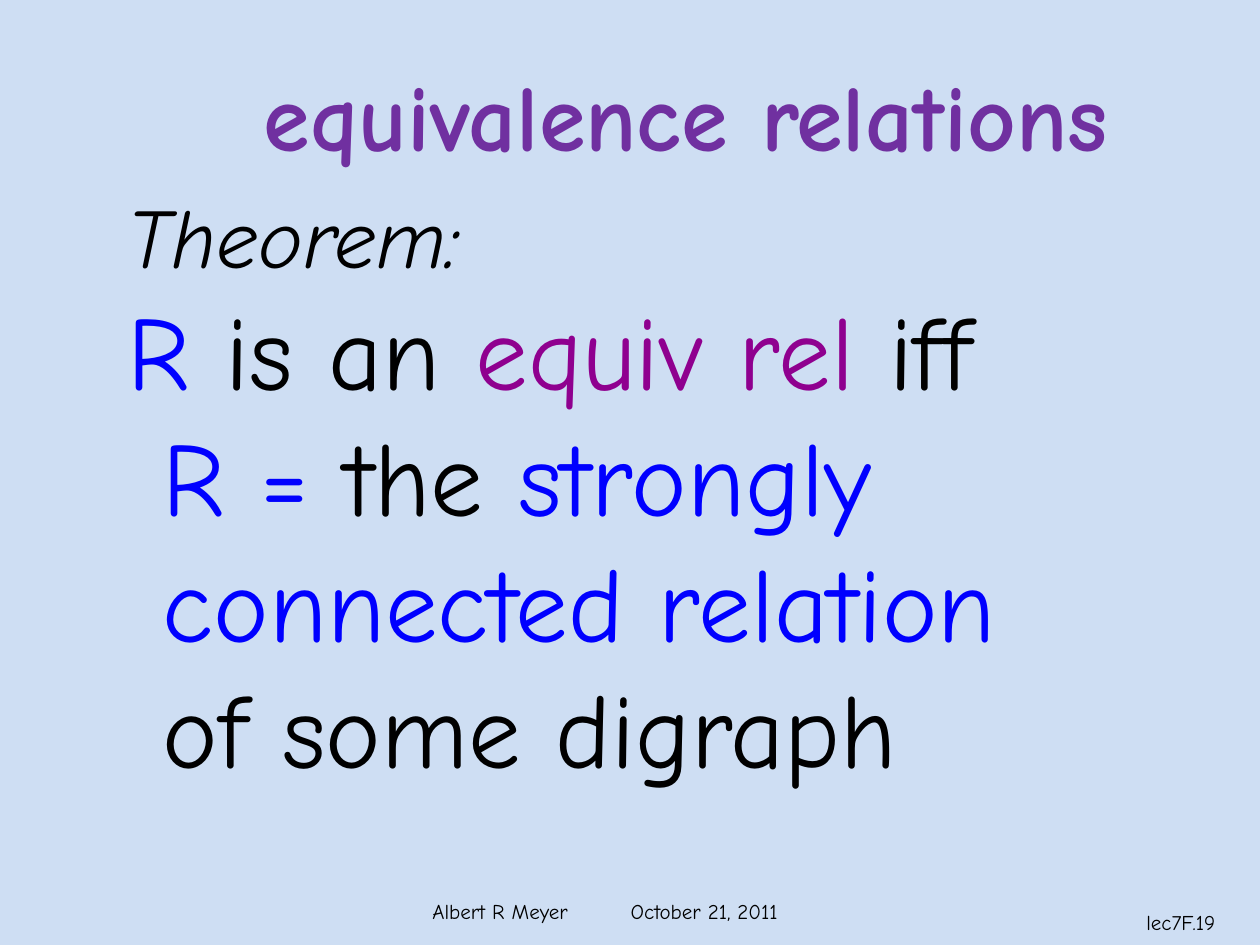
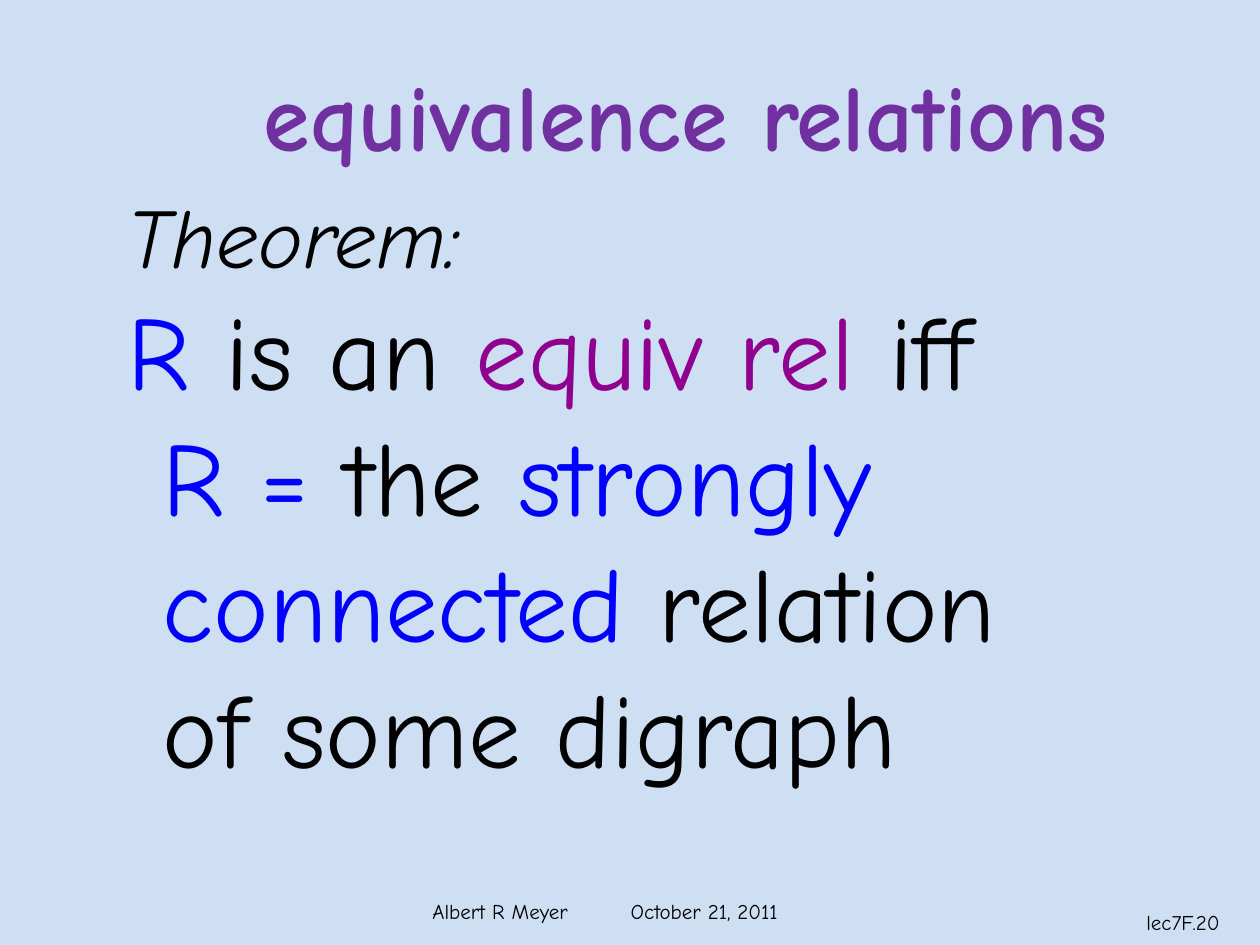
Before and after one commit to armeyer/mcs_web, a slide deck: slide 20 of fall11/slidesF11/slides7f.pptx (slide 19 before the commit). Drawn at 1260x945 pixels with LibreOffice and Linux fonts; fonts in the diff are those of the drawing; background and template pictures are left out. Boxes give left, top, right and bottom in pixels: in the first picture for what was removed or moved away, otherwise in the second. Text is boxed around its words. In the diff, an @@ line names an element or a change of style, - is before the commit and + after.

```diff
--- a/fall11/slidesF11/slides7f.pptx
+++ b/fall11/slidesF11/slides7f.pptx
@@ text at [163, 570, 996, 644]: text colour #0000FF to #000000 in "relation" @@
@@ page number at [1146, 915, 1219, 930]: text changed @@
-lec7F.19
+lec7F.20
```
Also in this commit, not shown: 6 other slides changed, 1 slide added.
